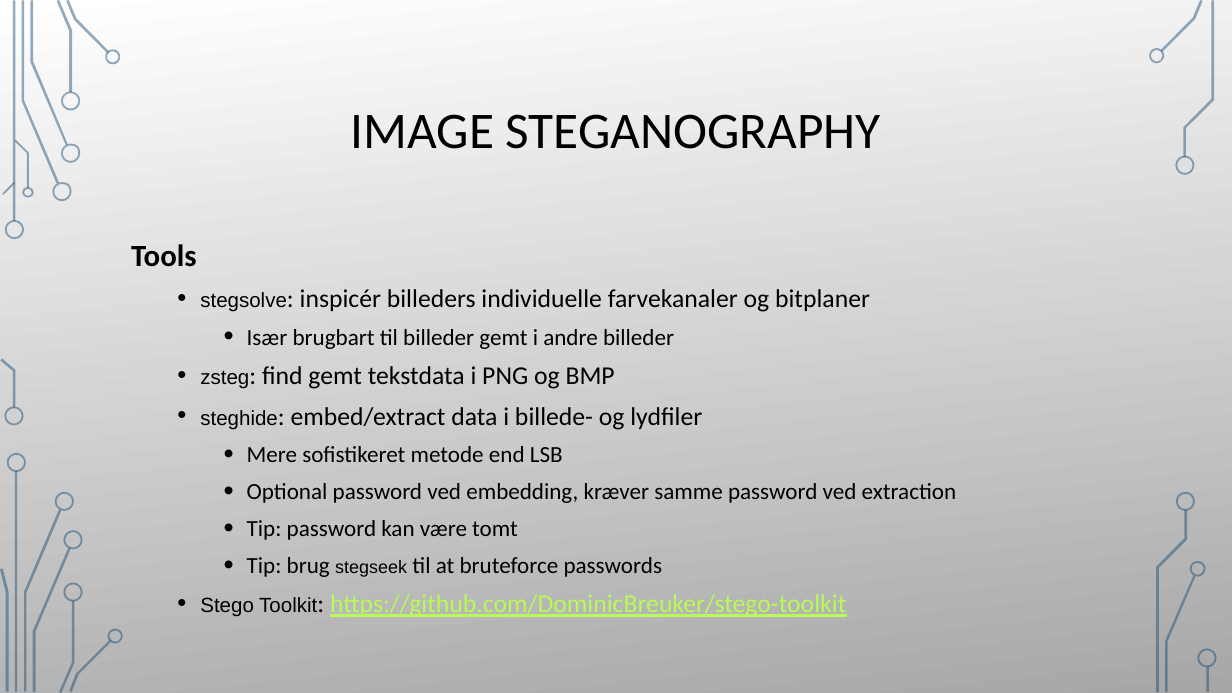
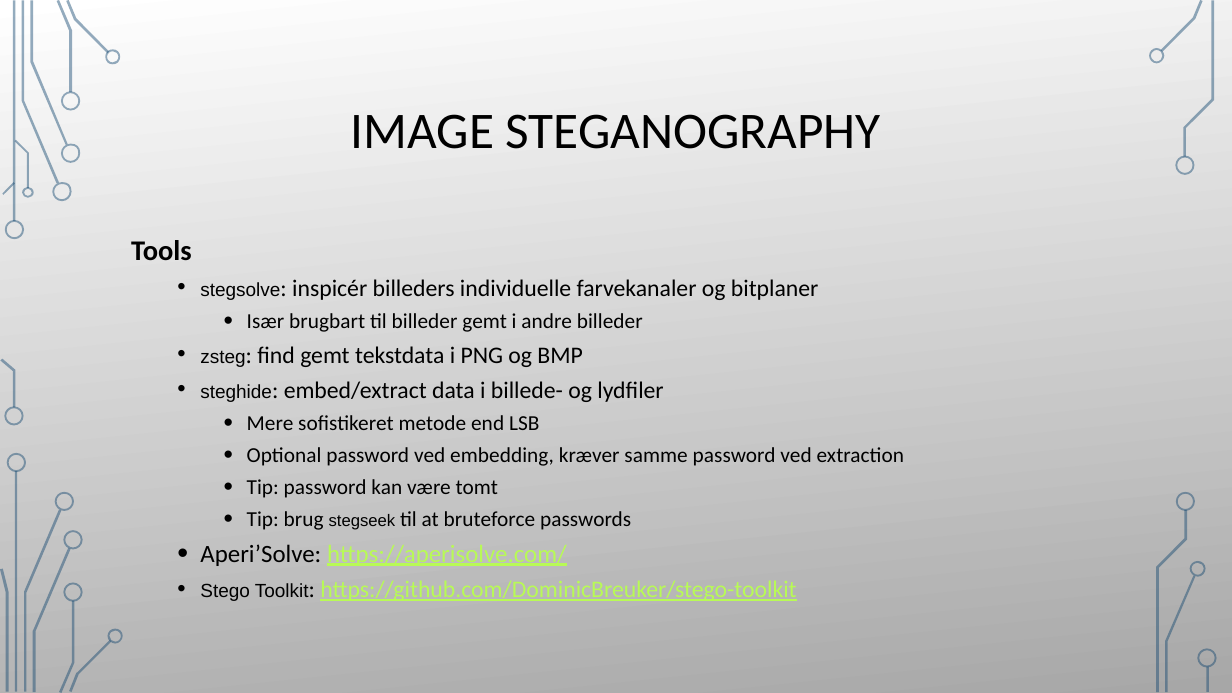
Before and after one commit to Nissen96/forensics-workshop, a slide deck: slide 22 of slides/forensics_slides.pptx. Drawn at 1232x693 pixels with LibreOffice and Linux fonts; fonts in the diff are those of the drawing; background and template pictures are left out. Boxes give left, top, right and bottom in pixels: in the first picture for what was removed or moved away, otherwise in the second. Text is boxed around its words. In the diff, an @@ line names an element or a change of style, - is before the commit and + after.

```diff
--- a/slides/forensics_slides.pptx
+++ b/slides/forensics_slides.pptx
@@ text at [131, 240, 905, 601]: size 24 to 22.2 pt in "Tools"; size 16 to 14.8 pt in "stegsolve:", "zsteg:", "steghide:", "Stego Toolkit:"; size 20 to 18.5 pt in "stegsolve: inspicér billeders individuelle farvekanaler og b ...", "zsteg: find gemt tekstdata i PNG og ...", "steghide: embed/extract data i billede- og lydfiler", "Toolkit: https://github.com/DominicBreuker/stego-toolkit"; size 18 to 16.6 pt in "Især brugbart til billeder gemt i andre ...", "Mere sofistikeret metode end LSB", "Optional password ved embedding, kræver samme password ...", "Tip: password kan være tomt" and 1 more places; size 14 to 12.9 pt in "stegseek"; line spacing 1.1 to 1 @@
@@ text at [200, 544, 567, 566]: paragraph added @@
+  • Aperi’Solve: https://aperisolve.com/
```
Also in this commit, not shown: 4 other slides changed, 3 slides added, 1 slide removed, 1 other file.
